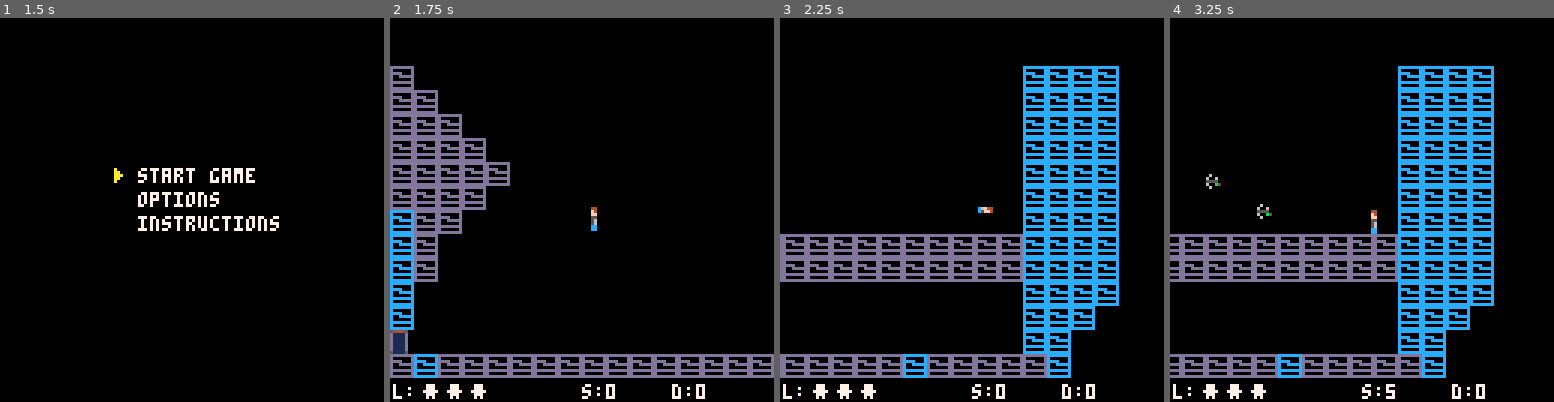
Above: before the commit, frames 1-4 (left to right).
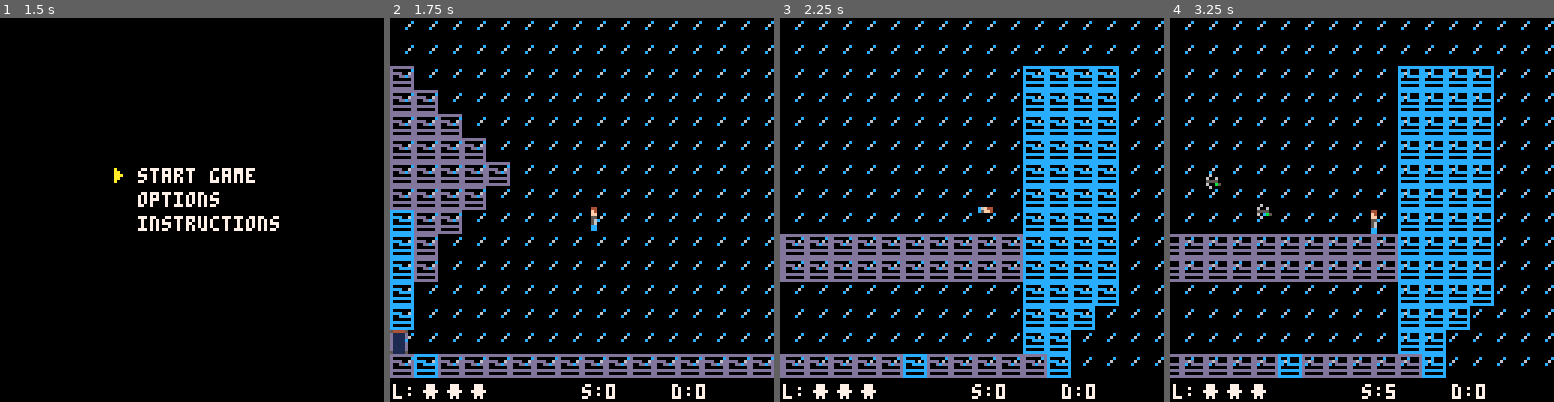
Above: after the commit, the same moments.

Repository: jflores82/data-filch
Game: PICO-8 cartridge df_01.p8
Two runs of this game, one before a commit and one after it. Both use one fixed random seed, a clock stepped at 60 frames per second and the inputs below.
Inputs:
- Up to frame 1 (1.5 s): tap X (X key) at 0.33, 1.07 s; tap O (Z key) at 0.7 s
- Up to frame 2 (1.75 s): hold Right from 1.6 s (still down); tap O (Z key) at 1.7 s
- Up to frame 3 (2.25 s): tap X (X key) at 1.85 s; release Right at 2.1 s; tap O (Z key) at 2.1 s; hold Up from 2.15 s (still down)
- Up to frame 4 (3.25 s): release Up at 2.42 s; hold Right 2.47-3.03 s; tap O (Z key) at 2.5, 2.9 s; tap X (X key) at 2.97 s; hold Left from 3.08 s (still down)

Frame 1 is identical in both runs. In frame 2, 4.3% of the frame differs, in the area x 3-100%, y 0-91%; in frame 3, 4.1%; in frame 4, 4.4%.

Commit message:
feat: rain fx for side part.
feature: added rain fx for the side-scrolling part.

Diff:
--- a/df_01.p8
+++ b/df_01.p8
@@ -65,6 +65,7 @@
 		walk_ani = 0,
 		walk_max = 8,
 		gvt = 0,
+		rain = 0,
 	}
 
 	player_general = {
@@ -166,6 +167,7 @@
 		walk_ani = 0,
 		walk_max = 8,
 		gvt = 0,
+		rain = 0
 	}
 
 	player_general.d = 0
@@ -398,6 +400,21 @@
 		end
 	end
 	return false
+end
+
+
+function side_rain_draw()
+	player_side.rain += 1
+	if(player_side.rain >= 15) then player_side.rain = 0 end
+
+	local rainspr = 72
+
+	for x = (player_side.x - 64), (player_side.x + 64), 8 do
+		for y = 0, 115, 8 do
+			if(player_side.rain > 5) then rainspr = 73 end
+			spr(rainspr, x, y)
+		end
+	end
 end
 
 --
@@ -932,6 +949,7 @@
 			camera(player_side.x - 64, 0)
 			player_side_draw()
 			en_side_draw()
+			side_rain_draw()
 			side_hud_draw()
 
 			if(debug_side_en == true) then
@@ -1335,14 +1353,14 @@
 00000000000000000000000000000000000000000000000000000000000000000000000000000000000000000000000000000000000000000000000000000000
 00000000000000000000000000000000000000000000000000000000000000000000000000000000000000000000000000000000000000000000000000000000
 00000000000000000000000000000000000000000000000000000000000000000000000000000000000000000000000000000000000000000000000000000000
-ddddddddcccccccc5555555555555555000000000000000000000000000000000000000000000000000000000000000000000000000000000000000000000000
-d000000dc000000c5666666556666665000000000000000000000000000000000000000000000000000000000000000000000000000000000000000000000000
-dddd000dcccc000c5666665005666665000000800800000000000000000000000000000000000000000000000000000000000000000000000000000000000000
-d00dddddc00ccccc5666650000566665800008088080000800000000000000000000000000000000000000000000000000000000000000000000000000000000
-d000000dc000000c5dddd500005dddd5088080000008088000000000000000000000000000000000000000000000000000000000000000000000000000000000
-ddddddddcccccccc5ddddd5005ddddd5000800000000800000000000000000000000000000000000000000000000000000000000000000000000000000000000
-d000000dc000000c5dddddd55dddddd5000000000000000000000000000000000000000000000000000000000000000000000000000000000000000000000000
-ddddddddcccccccc5555555555555555000000000000000000000000000000000000000000000000000000000000000000000000000000000000000000000000
+ddddddddcccccccc55555555555555550000000000000000000000d0000000000000000000000000000000000000000000000000000000000000000000000000
+d000000dc000000c5666666556666665000000000000000000000d00000000000000000c00000000000000000000000000000000000000000000000000000000
+dddd000dcccc000c566666500566666500000080080000000000d000000000000000006000000000000000000000000000000000000000000000000000000000
+d00dddddc00ccccc56666500005666658000080880800008000d00000000000000000c0000000000000000000000000000000000000000000000000000000000
+d000000dc000000c5dddd500005dddd508808000000808800000000000d000000000000000000000000000000000000000000000000000000000000000000000
+ddddddddcccccccc5ddddd5005ddddd50008000000008000000000000d0000000000000000c00000000000000000000000000000000000000000000000000000
+d000000dc000000c5dddddd55dddddd5000000000000000000000000d00000000000000006000000000000000000000000000000000000000000000000000000
+ddddddddcccccccc55555555555555550000000000000000000000000000000000000000c0000000000000000000000000000000000000000000000000000000
 54444500544445005444450054444500544445005444450054444500544445005444450054444500000000000000000000000000000000000000000000000000
 d1111d006d11d6006dddd60061111600611116006111160061111600611116006111160061111600000000000000000000000000000000000000000000000000
 d1111d006d11d6006dddd6006dddd600611116006111160061111600611116006111160061111600000000000000000000000000000000000000000000000000
